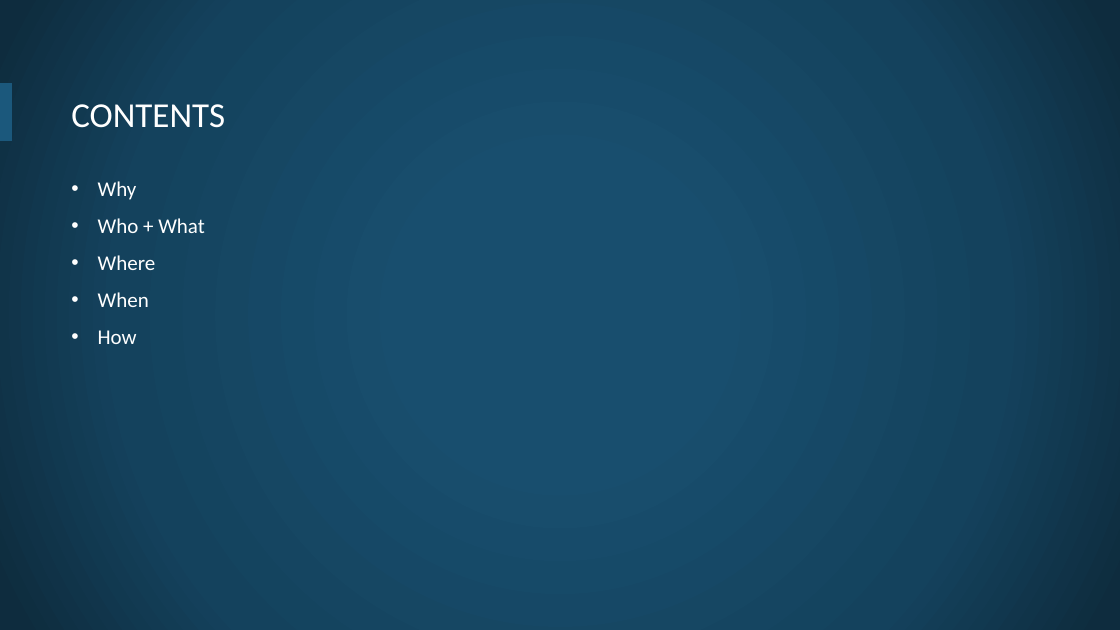
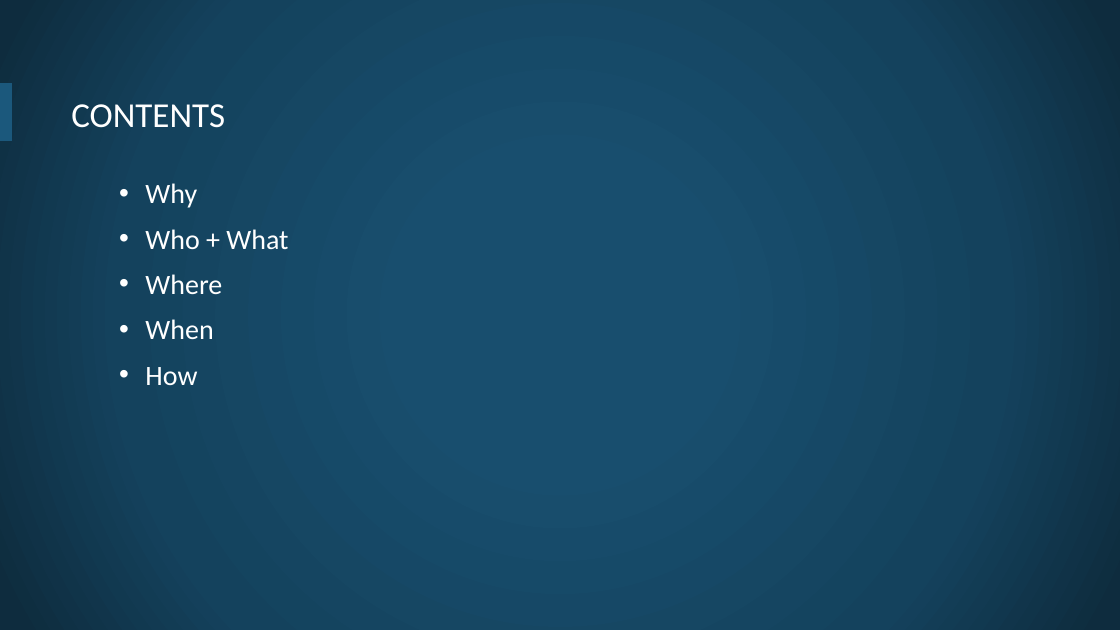
Before and after one commit to openheritage/open-plaques-diversity, a slide deck: slide 2 of The diversity of plaques in London.pptx. Drawn at 1120x630 pixels with LibreOffice and Linux fonts; fonts in the diff are those of the drawing; background and template pictures are left out. Boxes give left, top, right and bottom in pixels: in the first picture for what was removed or moved away, otherwise in the second. Text is boxed around its words. In the diff, an @@ line names an element or a change of style, - is before the commit and + after.

```diff
--- a/The diversity of plaques in London.pptx
+++ b/The diversity of plaques in London.pptx
@@ text "Why": place and size @@
-text "Why" at bbox=[98, 181, 205, 344]
+text "Why" at bbox=[145, 183, 288, 385]
@@ text "Why" at bbox=[145, 183, 288, 385]: size 18 to 24 pt @@
```
Also in this commit, not shown: 3 other slides changed.
